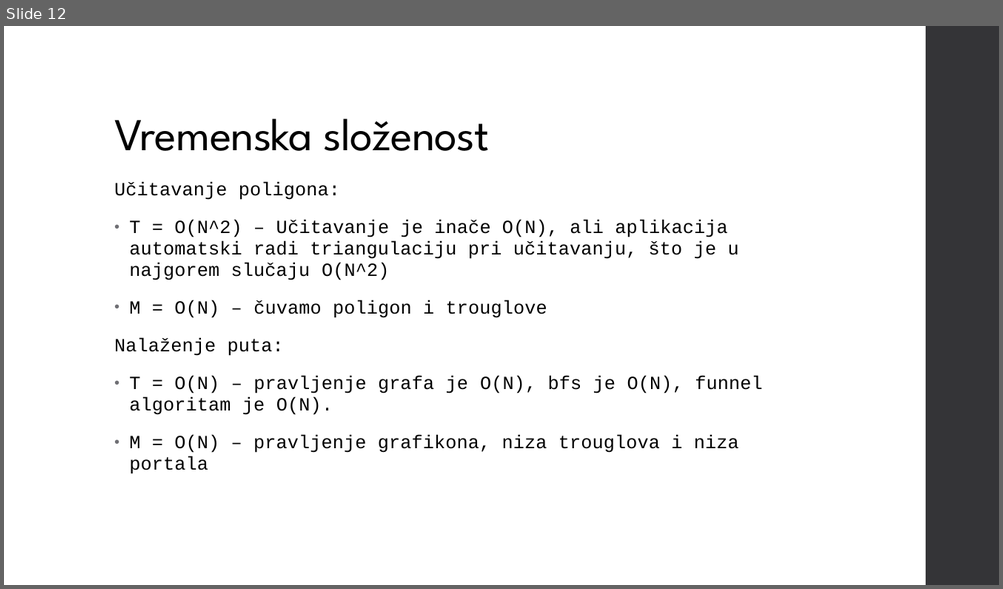
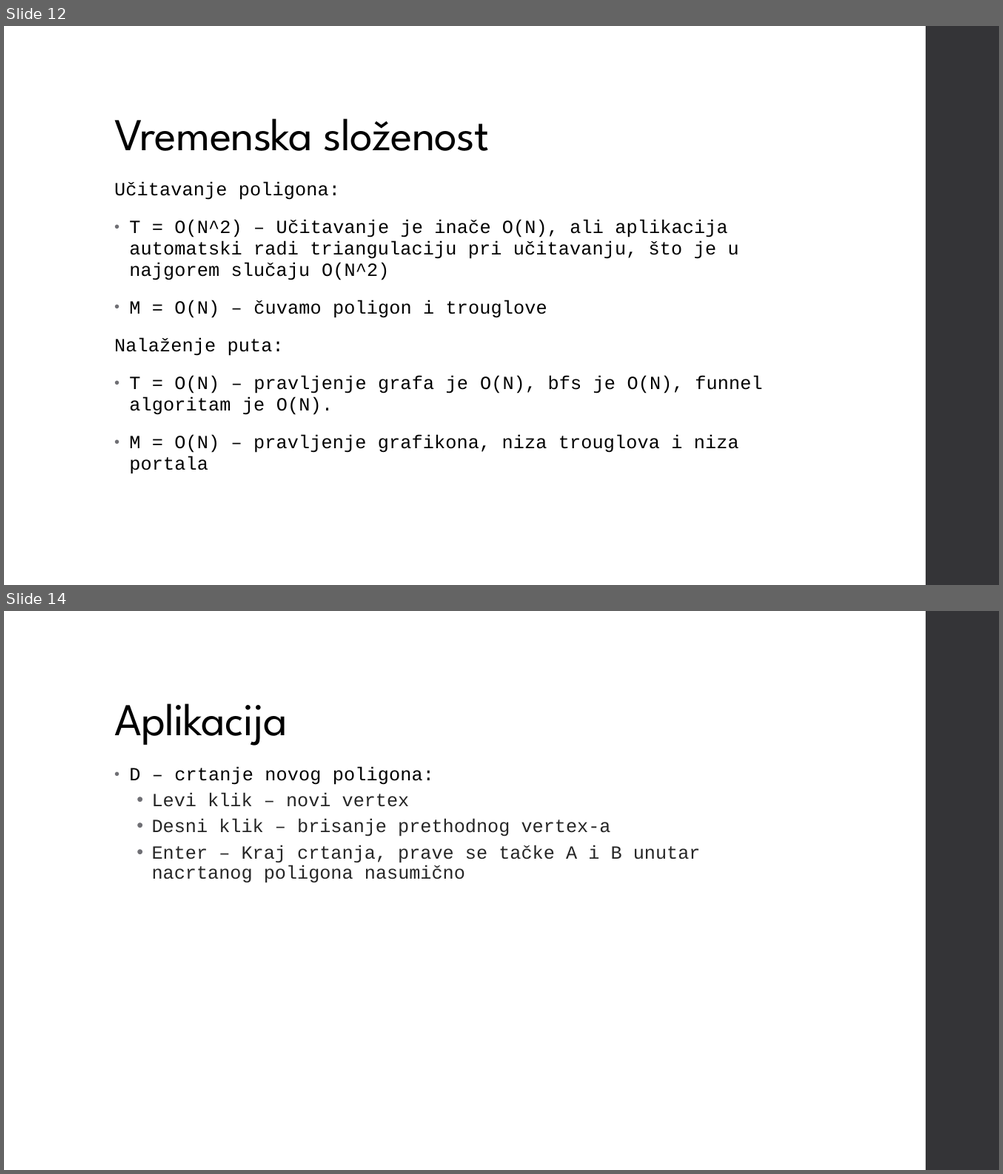
Before and after one commit to djordjepvl/Polygon-Pathfinding-Algorithm, a slide deck: Funnel Algorithm.pptx. Shown one above the other, each under a label of ours: slide 12 before the commit, slides 12 and 14 after it; the slides between them are not shown. The pictures are 1003x589 and 1003x1174 pixels, drawn with LibreOffice and Linux fonts; fonts in the diff are those of the drawing. Boxes give left, top, right and bottom in pixels: in the first picture for what was removed or moved away, otherwise in the second. Text is boxed around its words. In the diff, an @@ line names an element or a change of style, - is before the commit and + after.

```diff
--- a/Funnel Algorithm.pptx
+++ b/Funnel Algorithm.pptx
@@ slide 14 added at (x1=4, y1=611, x2=999, y2=1170), background #FFFFFF; not listed: 1 template element that a slide beside it also shows @@
@@ title added at (x1=114, y1=703, x2=287, y2=746), 44 pt, text #000000 @@
+Aplikacija
@@ text added at (x1=129, y1=767, x2=700, y2=883), 18 pt, text #262626 @@
+• D – crtanje novog poligona:
+  • Levi klik – novi vertex
+  • Desni klik – brisanje prethodnog vertex-a
+  • Enter – Kraj crtanja, prave se tačke A i B unutar nacrtanog poligona nasumično
```
Also in this commit, not shown: 1 slide changed.
